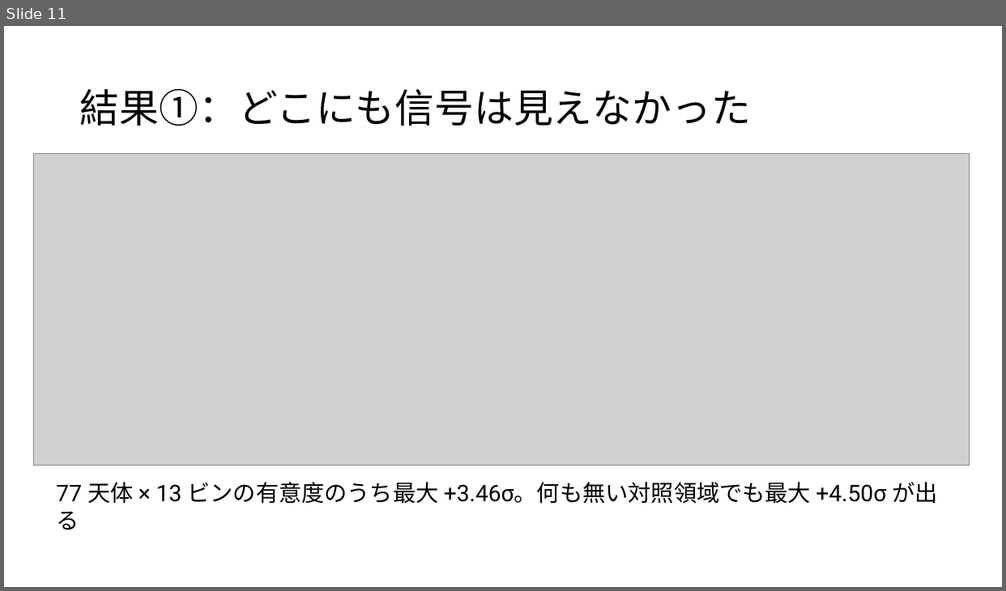
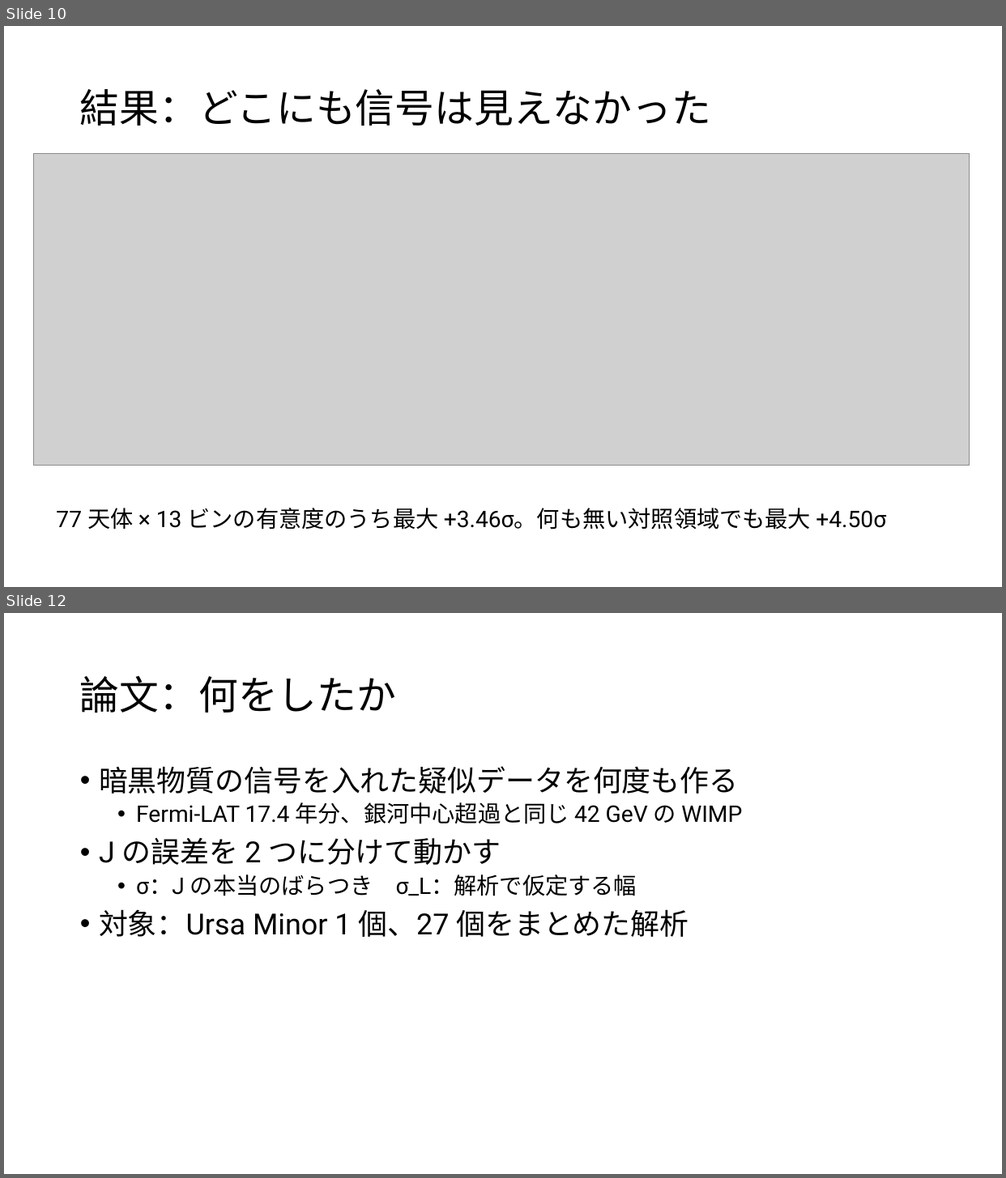
Before and after one commit to Mikann20041029/darkmatter-slides, a slide deck: slides/2026-10-02_研究進捗報告.pptx. Shown one above the other, each under a label of ours: slide 11 before the commit, slides 10 and 12 after it; the slides between them are not shown. The pictures are 1006x591 and 1006x1178 pixels, drawn with LibreOffice and Linux fonts; fonts in the diff are those of the drawing; grey boxes stand for pictures. Boxes give left, top, right and bottom in pixels: in the first picture for what was removed or moved away, otherwise in the second. Text is boxed around its words. In the diff, an @@ line names an element or a change of style, - is before the commit and + after.

```diff
--- a/slides/2026-10-02_研究進捗報告.pptx
+++ b/slides/2026-10-02_研究進捗報告.pptx
@@ slide 12 added at [4, 613, 1002, 1174], background #FFFFFF @@
@@ title added at [80, 676, 396, 713], 38 pt, text #000000 @@
+論文：何をしたか
@@ text added at [99, 766, 742, 937], 28 pt, text #000000 @@
+• 暗黒物質の信号を入れた疑似データを何度も作る
+  • Fermi-LAT 17.4 年分、銀河中心超過と同じ 42 GeV の WIMP
+• J の誤差を 2 つに分けて動かす
+  • σ：J の本当のばらつき σ_L：解析で仮定する幅
+• 対象：Ursa Minor 1 個、27 個をまとめた解析
@@ what was slide 11 is now slide 10 @@
@@ slide 10 changed as well @@
@@ title at [80, 89, 711, 126]: text changed @@
-結果①：どこにも信号は見えなかった
+結果：どこにも信号は見えなかった
@@ text at [56, 508, 886, 530]: text changed @@
-77 天体 × 13 ビンの有意度のうち最大 +3.46σ。何も無い対照領域でも最大 +4.50σ が出る
+77 天体 × 13 ビンの有意度のうち最大 +3.46σ。何も無い対照領域でも最大 +4.50σ
```
Also in this commit, not shown: 10 other slides changed, 4 other slides added, 2 slides removed, 6 other files.
